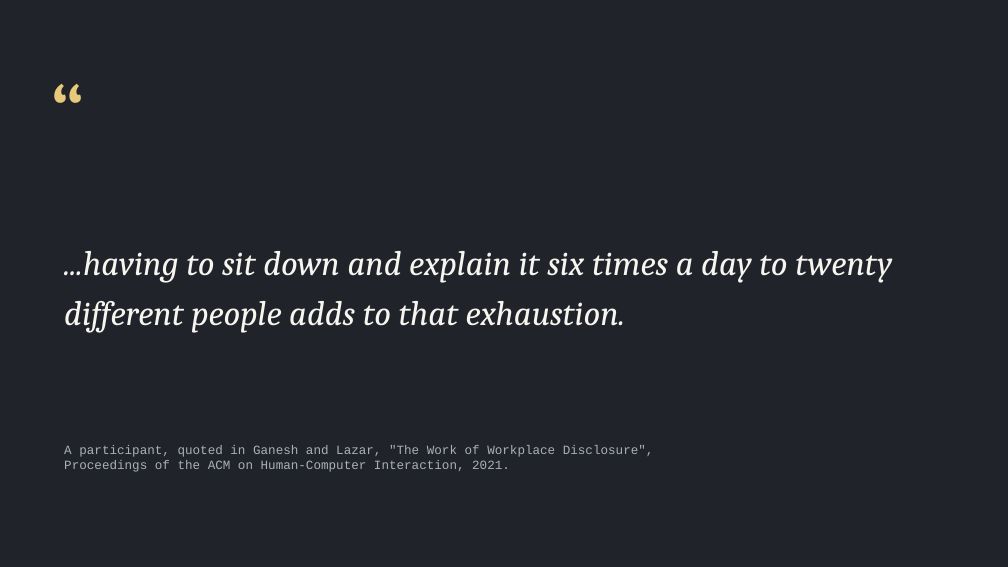
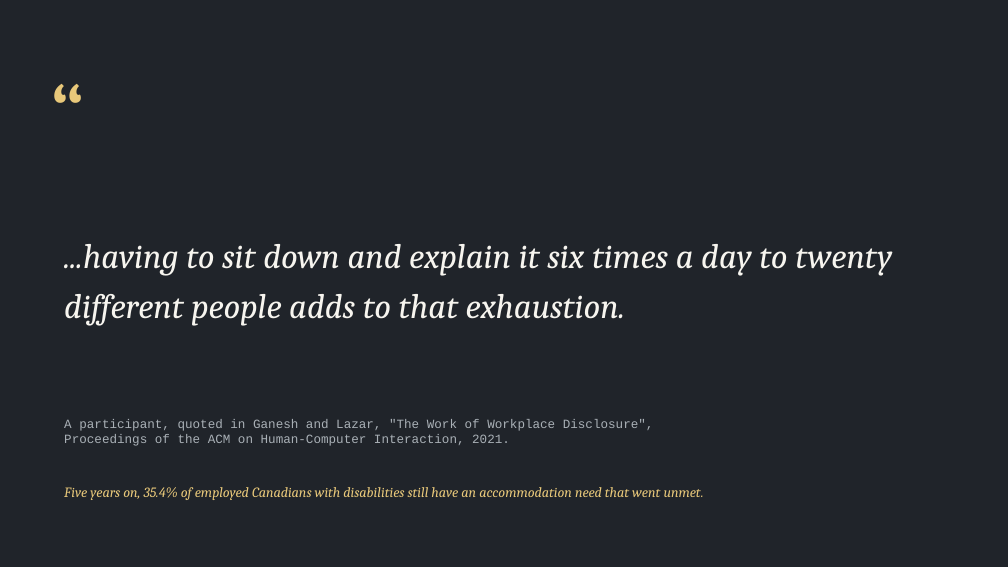
Before and after one commit to parthsevak2/curb-cut, a slide deck: slide 7 of submission/Curb-Cut.pptx. Drawn at 1008x567 pixels with LibreOffice and Linux fonts; fonts in the diff are those of the drawing. Boxes give left, top, right and bottom in pixels: in the first picture for what was removed or moved away, otherwise in the second. Text is boxed around its words. In the diff, an @@ line names an element or a change of style, - is before the commit and + after.

```diff
--- a/submission/Curb-Cut.pptx
+++ b/submission/Curb-Cut.pptx
@@ text "...having to sit down and ...": place and size @@
-text "...having to sit down and ..." at [64,251,892,333]
+text "...having to sit down and ..." at [64,244,892,326]
@@ text "A participant, quoted in Ganesh ...": place and size @@
-text "A participant, quoted in Ganesh ..." at [64,445,654,472]
+text "A participant, quoted in Ganesh ..." at [64,419,654,446]
@@ text added at [64,487,704,500], 13.5 pt, text #E8C87A, italic @@
+Five years on, 35.4% of employed Canadians with disabilities still have an accommodation need that went unmet.
```
Also in this commit, not shown: 1 other slide changed, 3 other files.
